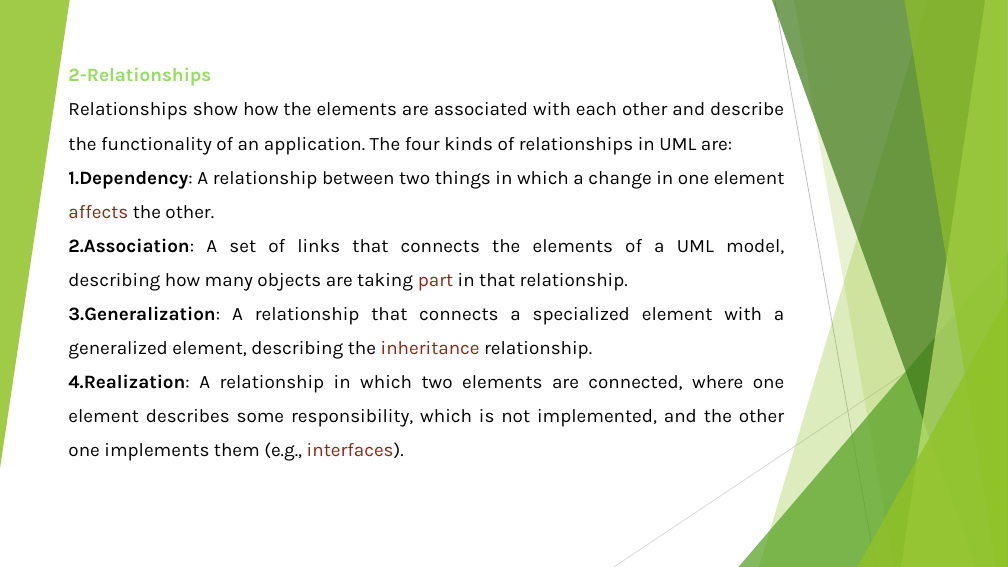
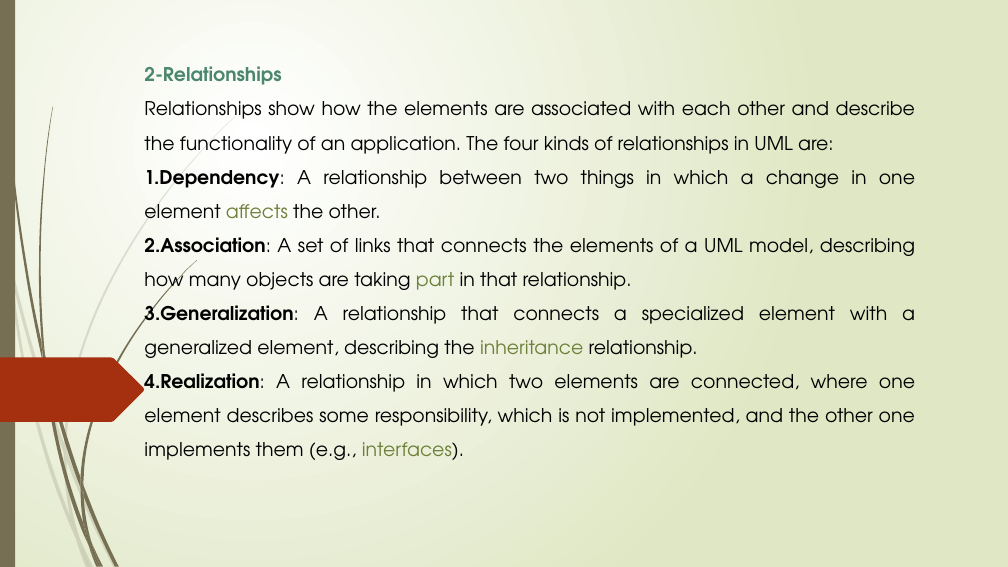
Before and after one commit to mohammadbtc100/courses, a slide deck: slide 8 of Software Engineering/00-Software-Engineering-Maz.pptx (slide 5 before the commit). Drawn at 1008x567 pixels with LibreOffice and Linux fonts; fonts in the diff are those of the drawing. Boxes give left, top, right and bottom in pixels: in the first picture for what was removed or moved away, otherwise in the second. Text is boxed around its words. In the diff, an @@ line names an element or a change of style, - is before the commit and + after.

```diff
--- a/Software Engineering/00-Software-Engineering-Maz.pptx
+++ b/Software Engineering/00-Software-Engineering-Maz.pptx
@@ background #FFFFFF to gradient #FFFFFF to #DFE8C4 @@
@@ group removed at (0, 0, 1008, 567): 5 freeform shapes, 3 triangles, 2 lines @@
@@ rectangle added at (0, 0, 15, 567), fill #766F54 @@
@@ text "2-Relationships": place and size @@
-text "2-Relationships" at (68, 67, 785, 461)
+text "2-Relationships" at (144, 66, 915, 460)
@@ text "2-Relationships" at (144, 66, 915, 460): font Karla to TeX Gyre Adventor; text colour #94DE61 to #4B866E in "2-Relationships"; text colour #932313 to #6D7F39 in "affects", "part", "inheritance", "interfaces)." @@
@@ freeform shape added at (0, 358, 144, 422), fill #A53010 @@
@@ group added at (0, 116, 236, 567): 10 freeform shapes @@
@@ group added at (2, 0, 197, 567): 12 freeform shapes @@
```
Also in this commit, not shown: 5 other slides changed, 33 slides added, 5 slides removed.
